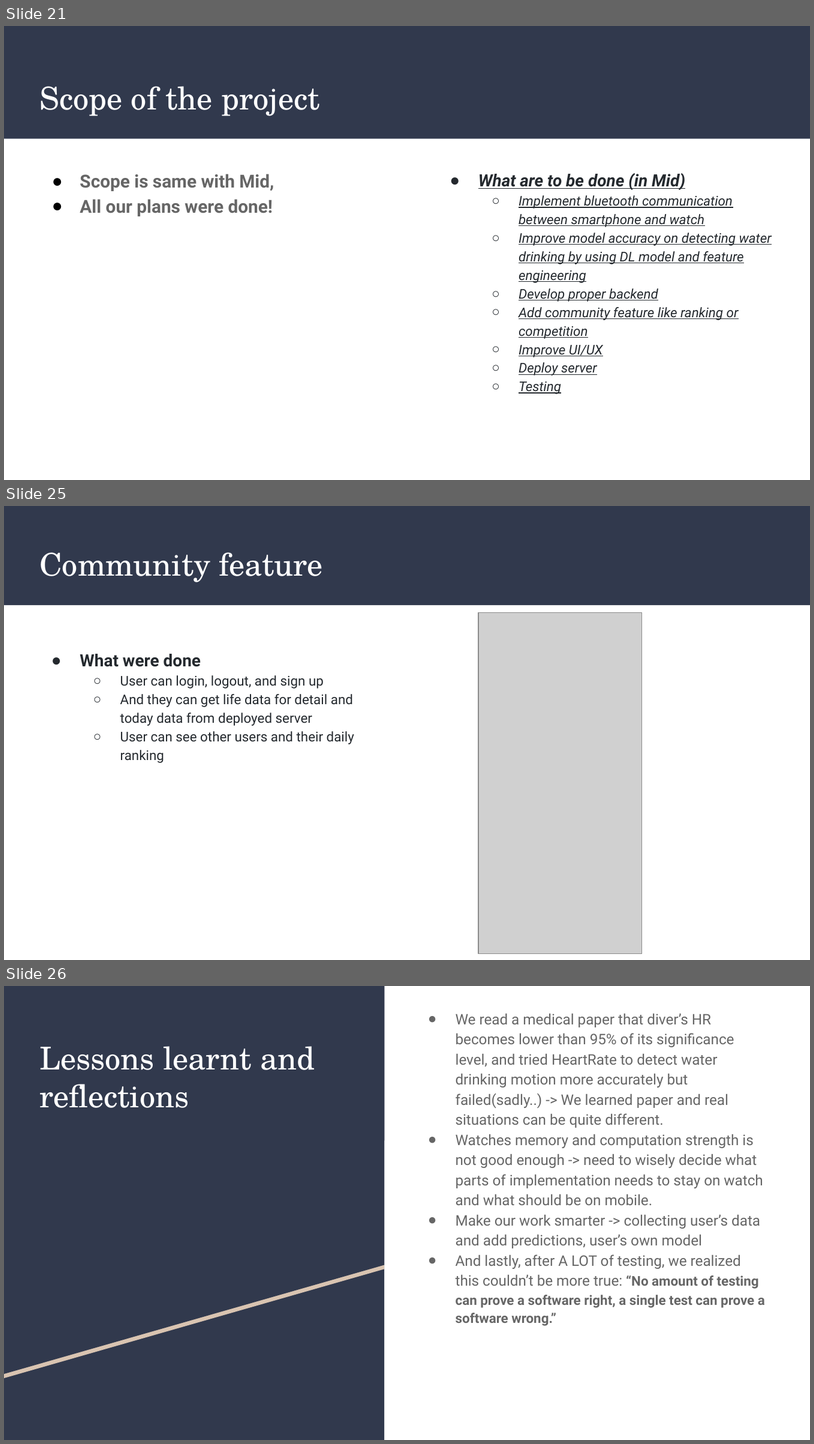
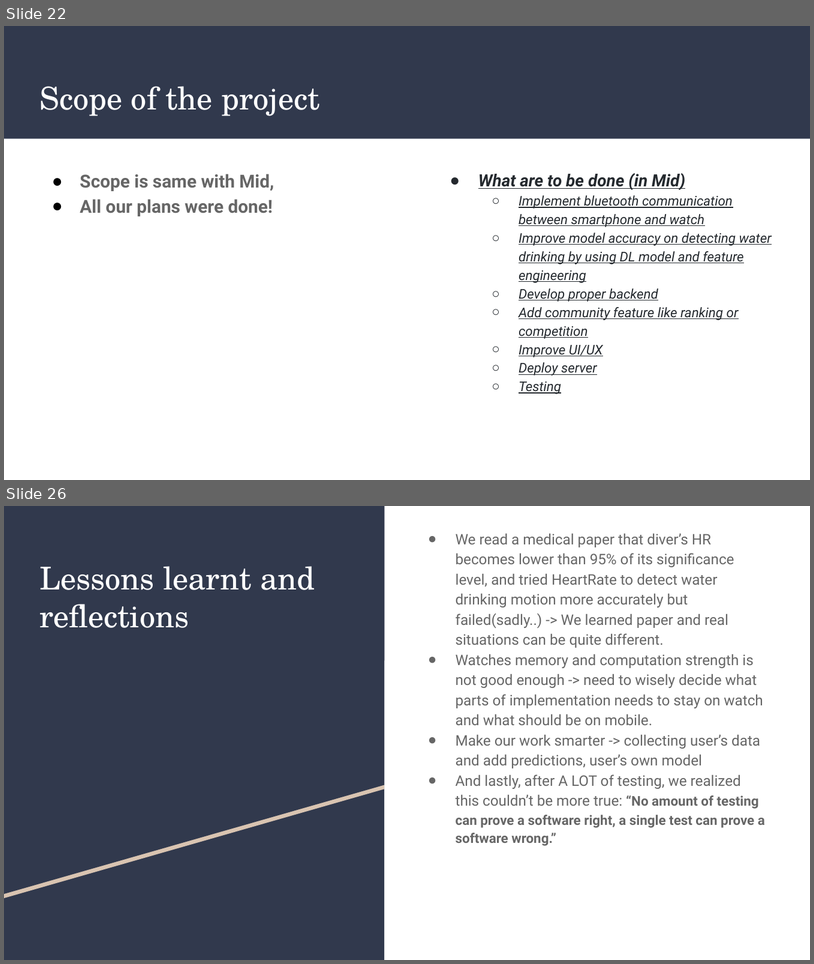
Before and after one commit to HealthBuzzz/2020-2-Mobile-computing-Team-2, a slide deck: Team 2 - Final(Real).pptx. Shown one above the other, each under a label of ours: slides 21, 25 and 26 before the commit, slides 22 and 26 after it; the slides between them are not shown. The pictures are 814x1444 and 814x964 pixels, drawn with LibreOffice and Linux fonts; fonts in the diff are those of the drawing; grey boxes stand for pictures. Boxes give left, top, right and bottom in pixels: in the first picture for what was removed or moved away, otherwise in the second. Text is boxed around its words. In the diff, an @@ line names an element or a change of style, - is before the commit and + after.

```diff
--- a/Team 2 - Final(Real).pptx
+++ b/Team 2 - Final(Real).pptx
@@ slide 25 removed at (4, 506, 810, 960), background #FFFFFF @@
@@ rectangle removed at (4, 506, 810, 605) @@
@@ title removed at (39, 552, 323, 582) @@
-Community feature
@@ picture removed at (479, 612, 642, 954) @@
@@ text removed at (80, 654, 354, 763) @@
-● What were done
-  ○ User can login, logout, and sign up
-  ○ And they can get life data for detail and today data from deployed server
-  ○ User can see other users and their daily ranking
@@ what was slide 21 is now slide 22 @@
```
Also in this commit, not shown: 3 slides changed, 3 slides added, 2 other slides removed, 1 other file.
